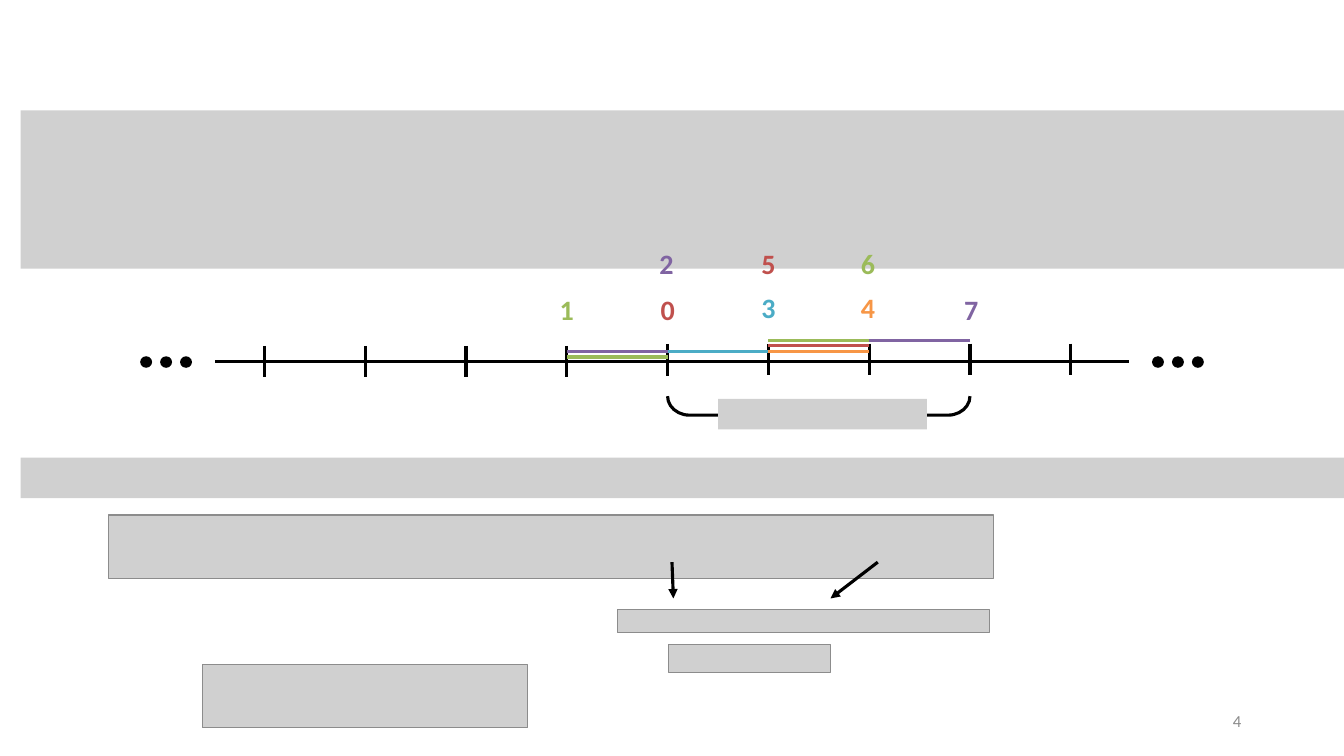
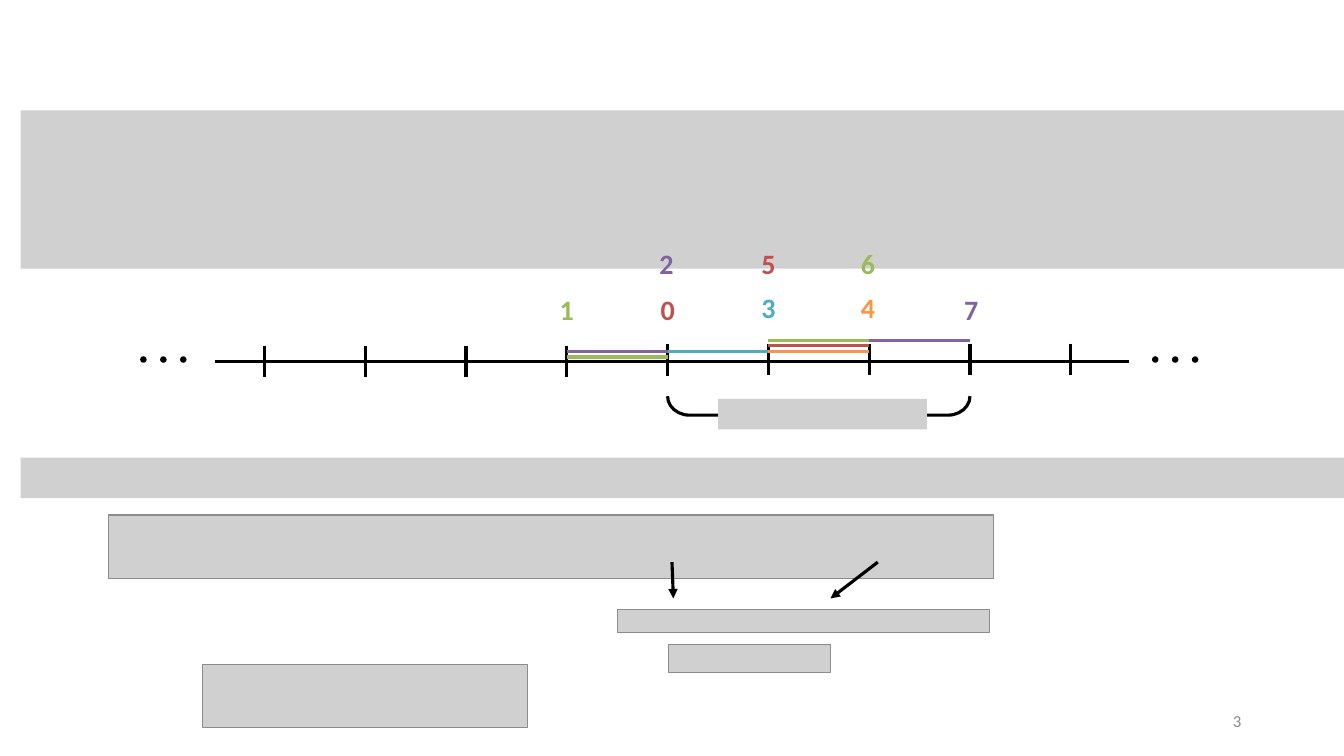
Before and after one commit to tyokokur/presentations, a slide deck: slide 3 of 20230427 CBE Student Colloquium.pptx (slide 4 before the commit). Drawn at 1344x756 pixels with LibreOffice and Linux fonts; fonts in the diff are those of the drawing; grey boxes stand for pictures; background and template pictures are left out. Boxes give left, top, right and bottom in pixels: in the first picture for what was removed or moved away, otherwise in the second. Text is boxed around its words. In the diff, an @@ line names an element or a change of style, - is before the commit and + after.

```diff
--- a/20230427 CBE Student Colloquium.pptx
+++ b/20230427 CBE Student Colloquium.pptx
@@ ellipse: place and size @@
-ellipse at [141,357,151,367]
+ellipse at [141,357,146,362]
@@ ellipse: place and size @@
-ellipse at [161,357,171,367]
+ellipse at [161,357,166,362]
@@ ellipse: place and size @@
-ellipse at [180,357,191,367]
+ellipse at [180,357,186,362]
@@ ellipse: place and size @@
-ellipse at [1153,357,1164,367]
+ellipse at [1153,357,1158,362]
@@ ellipse: place and size @@
-ellipse at [1173,357,1183,367]
+ellipse at [1173,357,1178,362]
@@ ellipse: place and size @@
-ellipse at [1193,357,1203,367]
+ellipse at [1193,357,1198,362]
@@ page number at [1233,716,1241,727]: text changed @@
-4
+3
```
Also in this commit, not shown: 3 other slides changed, 1 slide removed.
